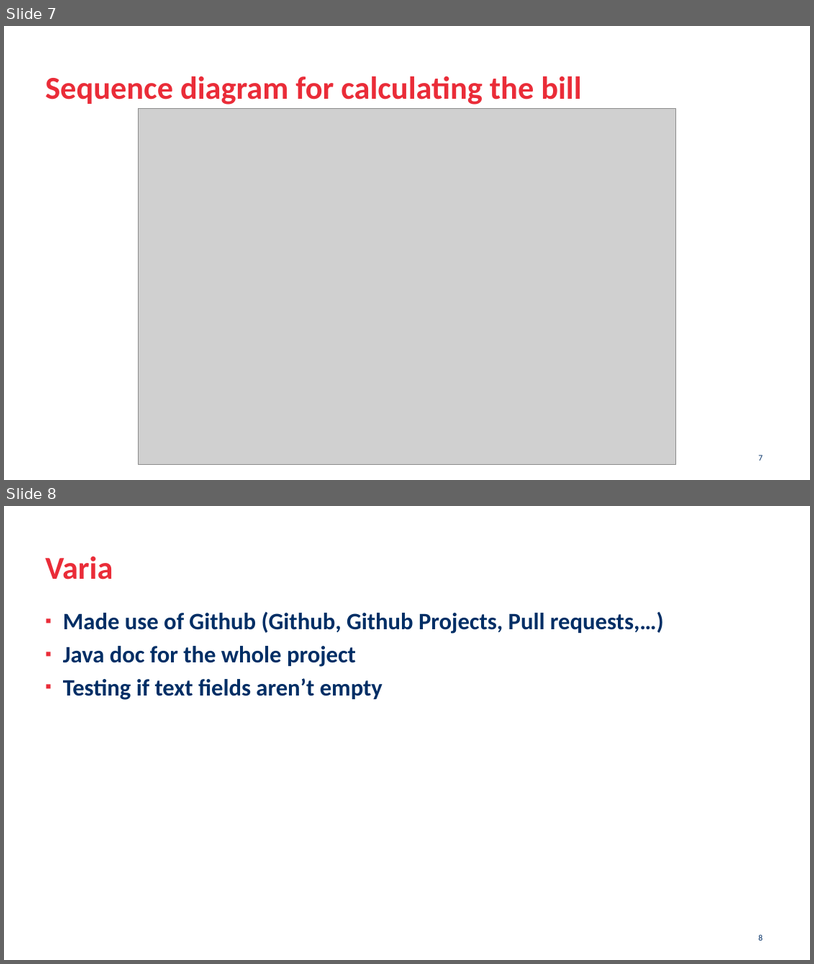
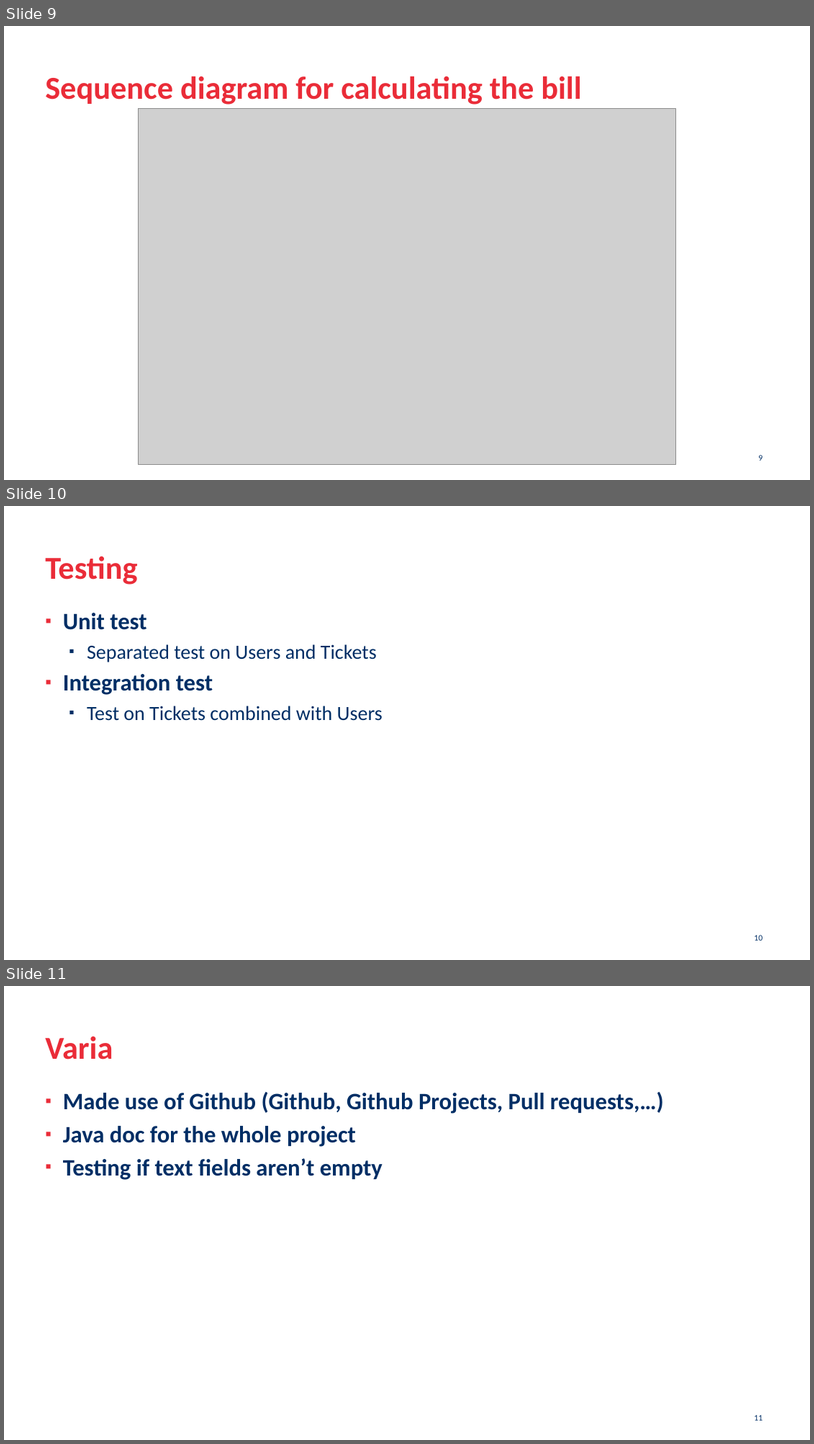
Before and after one commit to Wocco/MoneyTracker, a slide deck: moneytracker_presentation.pptx. Shown one above the other, each under a label of ours: slides 7 and 8 before the commit, slides 9, 10 and 11 after it. The pictures are 814x964 and 814x1444 pixels, drawn with LibreOffice and Linux fonts; fonts in the diff are those of the drawing; grey boxes stand for pictures; background and template pictures are left out. Boxes give left, top, right and bottom in pixels: in the first picture for what was removed or moved away, otherwise in the second. Text is boxed around its words. In the diff, an @@ line names an element or a change of style, - is before the commit and + after.

```diff
--- a/moneytracker_presentation.pptx
+++ b/moneytracker_presentation.pptx
@@ slide 10 added at bbox=[4, 506, 810, 960], background #FFFFFF @@
@@ title added at bbox=[45, 556, 137, 584], 38 pt, text #EA2C38, bold @@
+Testing
@@ text added at bbox=[63, 613, 383, 721], 24 pt, text #002E65 @@
+▪ Unit test
+  ▪ Separated test on Users and Tickets
+▪ Integration test
+  ▪ Test on Tickets combined with Users
@@ page number added at bbox=[754, 934, 763, 940], 10 pt, text #002E65 @@
+10
@@ what was slide 7 is now slide 9 @@
@@ page number at bbox=[759, 454, 763, 460]: text changed @@
-7
+9
@@ what was slide 8 is now slide 11 @@
@@ page number at bbox=[754, 1414, 763, 1420]: text changed @@
-8
+11
```
Also in this commit, not shown: 2 other slides added, 3 other files.
